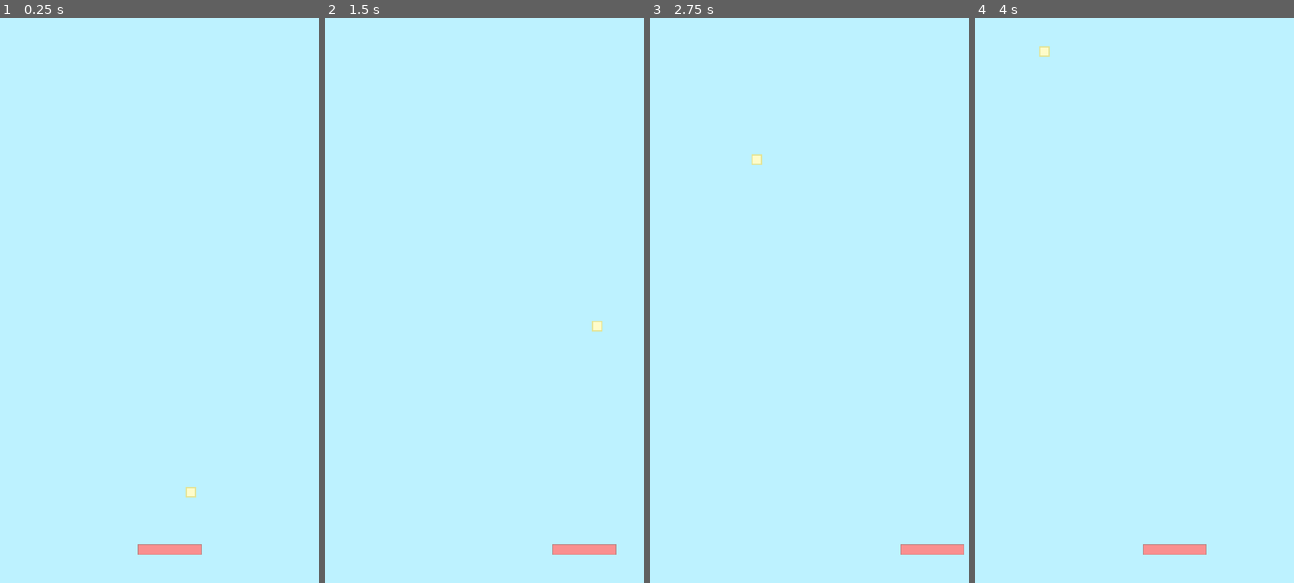
Above: before the commit, frames 1-4 (left to right).
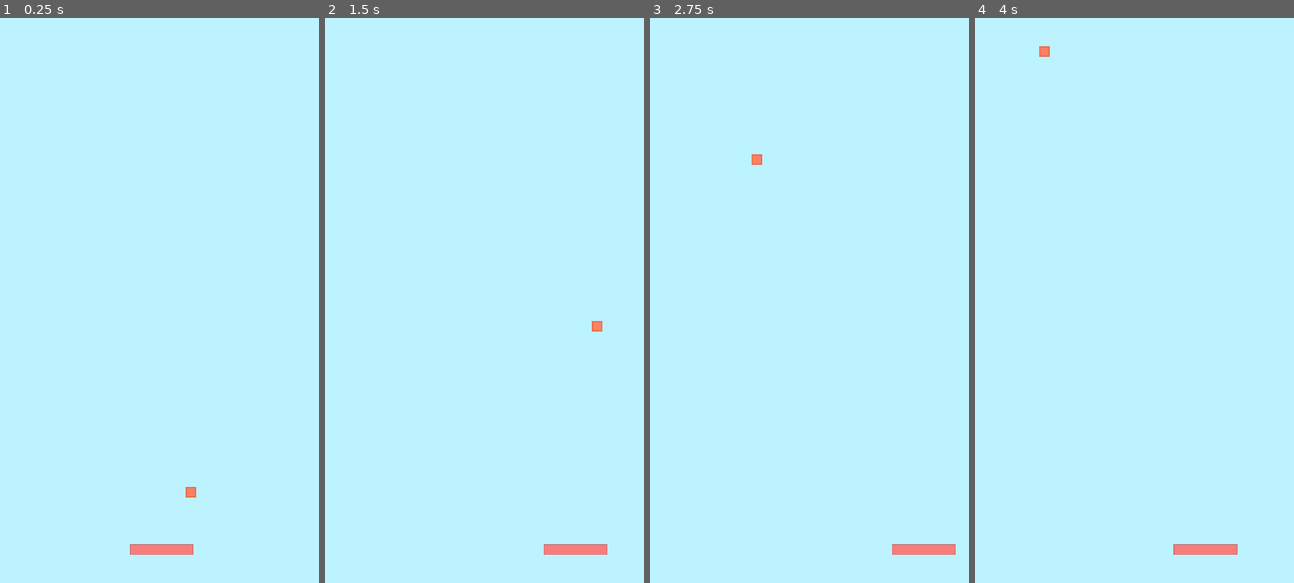
Above: after the commit, the same moments.

Repository: KeneePatel/BrickBreaker
Game: Godot game, scene res://Scenes/MainGame.tscn
Two runs of this game, one before a commit and one after it. Both use one fixed random seed, a clock stepped at 60 frames per second and the inputs below.
Inputs (mouse positions are in pixels of both pictures, inside the frame that each line leads up to):
- Up to frame 1 (0.25 s): no input
- Up to frame 2 (1.5 s): move the mouse to (554, 272) at 0.52 s; hold Right (ui_right) 0.53-1.28 s; click (554, 272) at 0.67 s; move the mouse to (420, 328) at 1.27 s; hold Left (ui_left) from 1.28 s (still down); click (420, 328) at 1.42 s
- Up to frame 3 (2.75 s): move the mouse to (841, 176) at 2.02 s; release Left (ui_left) at 2.03 s; hold Right (ui_right) from 2.03 s (still down); click (841, 176) at 2.17 s
- Up to frame 4 (4 s): move the mouse to (1118, 413) at 2.77 s; click (1118, 413) at 2.92 s; move the mouse to (1230, 385) at 3.52 s; release Right (ui_right) at 3.53 s; hold Left (ui_left) from 3.53 s (still down); click (1230, 385) at 3.67 s

The runs differ from the first frame. In frame 1, 0.2% of the frame differs, in the area x 40-64%, y 83-95%; in frame 2, 0.2%; in frame 3, 0.2%; in frame 4, 0.4%, in the area x 20-83%, y 5-95%.

Commit message:
added left right mouse click inputs

Diff:
--- a/Scenes/MainGame.tscn
+++ b/Scenes/MainGame.tscn
@@ -22,6 +22,7 @@
 }
 
 [node name="Paddle" type="KinematicBody2D" parent="."]
+modulate = Color( 0.996078, 0.866667, 0.866667, 1 )
 script = ExtResource( 4 )
 
 [node name="Sprite" type="Sprite" parent="Paddle"]
@@ -33,6 +34,7 @@
 }
 
 [node name="CollisionShape2D" type="CollisionShape2D" parent="Paddle"]
+visible = false
 position = Vector2( 240, 800 )
 shape = SubResource( 2 )
 __meta__ = {
@@ -40,6 +42,7 @@
 }
 
 [node name="Ball" type="RigidBody2D" parent="."]
+modulate = Color( 1, 0.501961, 0.501961, 1 )
 mode = 2
 gravity_scale = 0.0
 can_sleep = false
@@ -57,6 +60,7 @@
 }
 
 [node name="CollisionShape2D" type="CollisionShape2D" parent="Ball"]
+visible = false
 position = Vector2( 240, 760 )
 shape = SubResource( 1 )
 __meta__ = {
--- a/Scripts/Paddle.gd
+++ b/Scripts/Paddle.gd
@@ -1,7 +1,7 @@
 extends KinematicBody2D
 
-var vel : int = 1
-const max_displacement : int = 190
+var vel : float = 1
+const max_displacement : int = 192
 
 func _process(delta):
 	position.x += vel * delta * 60
@@ -11,9 +11,23 @@
 			vel = -5
 		elif Input.is_action_pressed("ui_right"):
 			vel = 5
+		else:
+			if vel > 0: vel -= 0.25
+			elif vel < 0: vel += 0.25
 	else:
 		vel = 0
 		if position.x <= max_displacement:
 			position.x += 1
 		else:
 			position.x -= 1
+
+	if InputEventScreenTouch:
+		print()
+
+func _input(event):
+	if event is InputEventMouseButton and event.position.x < 240:
+		vel = -5
+		print(event.position)
+	if event is InputEventMouseButton and event.position.x > 240:
+		vel = +5
+		print(event.position)
